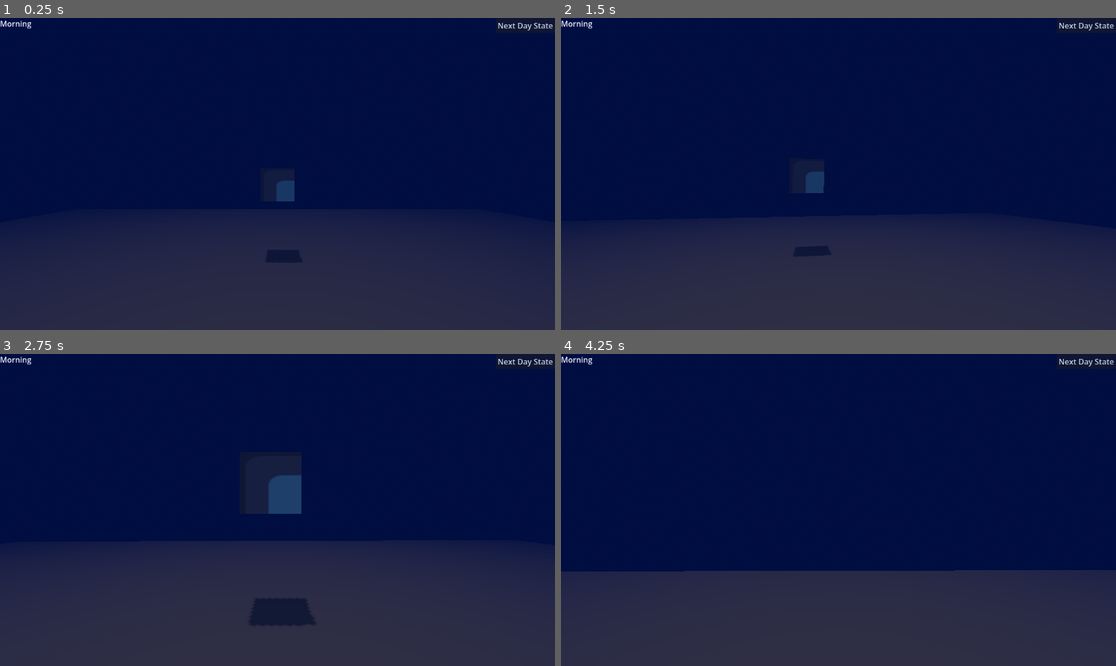
Above: before the commit, frames 1-4 (two rows, left to right).
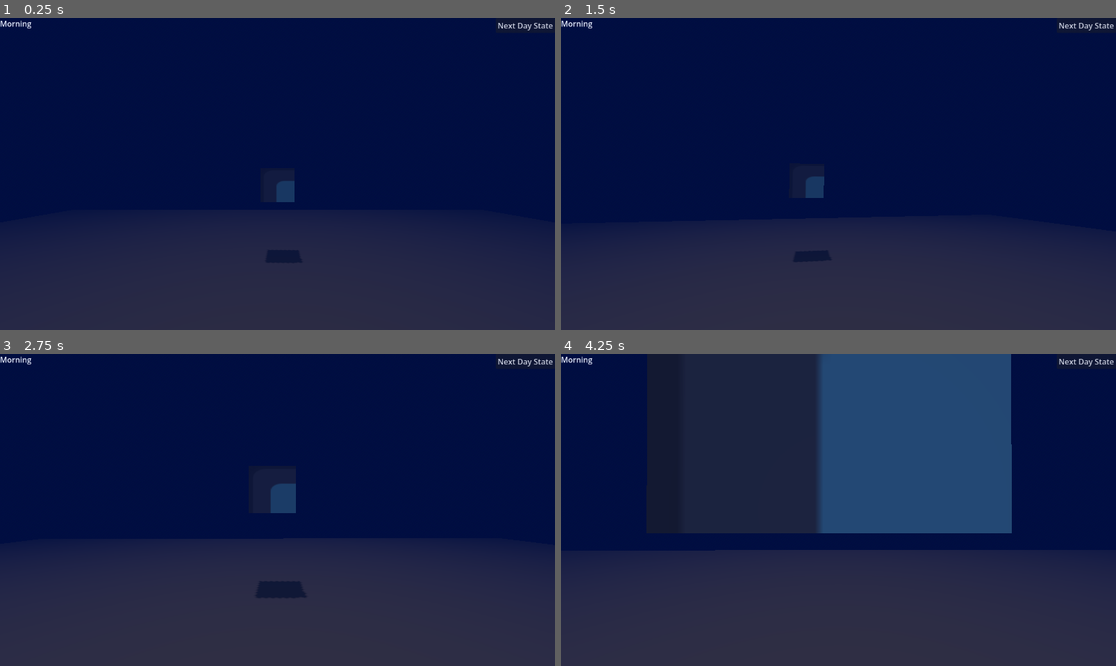
Above: after the commit, the same moments.

Repository: Jerrylikesgreen/MysteryGameJam
Game: Godot game, scene res://scenes/test_world.tscn
Same seed, same stepped clock (60 frames per second), same inputs: the game is played once before the commit and once after it. The engine's default icon, where the game draws it, is replaced by a stand-in: a white triangle on a blue panel in a dark square.
Inputs (mouse positions are in pixels of both pictures, inside the frame that each line leads up to):
- Up to frame 1 (0.25 s): no input
- Up to frame 2 (1.5 s): click "Next Day State" at 0.5 s; click "Next Day State" at 1.25 s
- Up to frame 3 (2.75 s): tap Enter at 2 s; move the mouse to (305, 510) at 2.02 s; hold W (forward) from 2.03 s (still down); tap E (interact) at 2.1 s; click (305, 510) at 2.17 s; tap Space (jump) at 2.27 s
- Up to frame 4 (4.25 s): keep holding W (forward); move the mouse to (810, 510) at 2.77 s; tap E (interact) at 2.85, 3.6 s; tap Space (jump) at 3.02 s; move the mouse to (849, 503) at 3.52 s

The runs differ from the first frame. In frame 1, less than 0.1% of the frame differs, in the area x 49-54%, y 58-60%; in frame 2, 0.2%; in frame 3, 1.5%; in frame 4, 40%, in the area x 0-100%, y 0-70%.

Commit message:
Tweak underwater movement: speed and drag
Adjust PlayerBody underwater behavior: lower @export underwater_speed from 4.0 to 2.5 and increase water_drag from 0.92 to 0.9. These changes make movement while submerged slower and apply stronger drag for a heavier underwater feel.

Diff:
--- a/mystery-game-jam/scripts/player_body.gd
+++ b/mystery-game-jam/scripts/player_body.gd
@@ -2,7 +2,7 @@
 extends CharacterBody3D
 
 @export var speed: float = 10.0
-@export var underwater_speed: float = 4.0
+@export var underwater_speed: float = 2.5
 
 @export var jump_velocity: float = 5.0
 @export var swim_up_force: float = 5.0
@@ -13,7 +13,7 @@
 var _gravity: float = 9.8
 var _underwater_gravity: float = 3.0
 
-var water_drag: float = 0.92
+var water_drag: float = 0.9
 
 
 func _ready() -> void:
